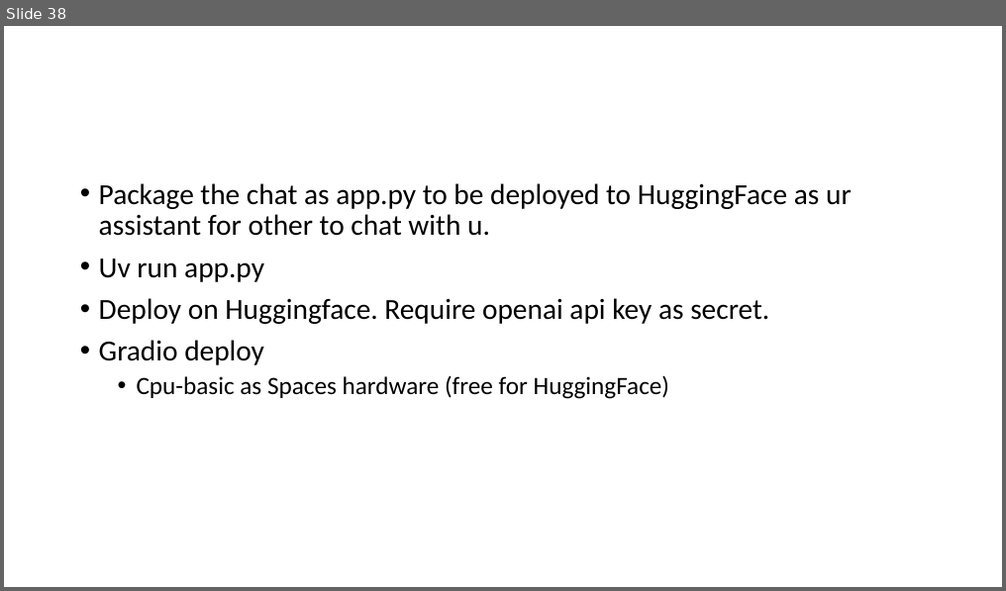
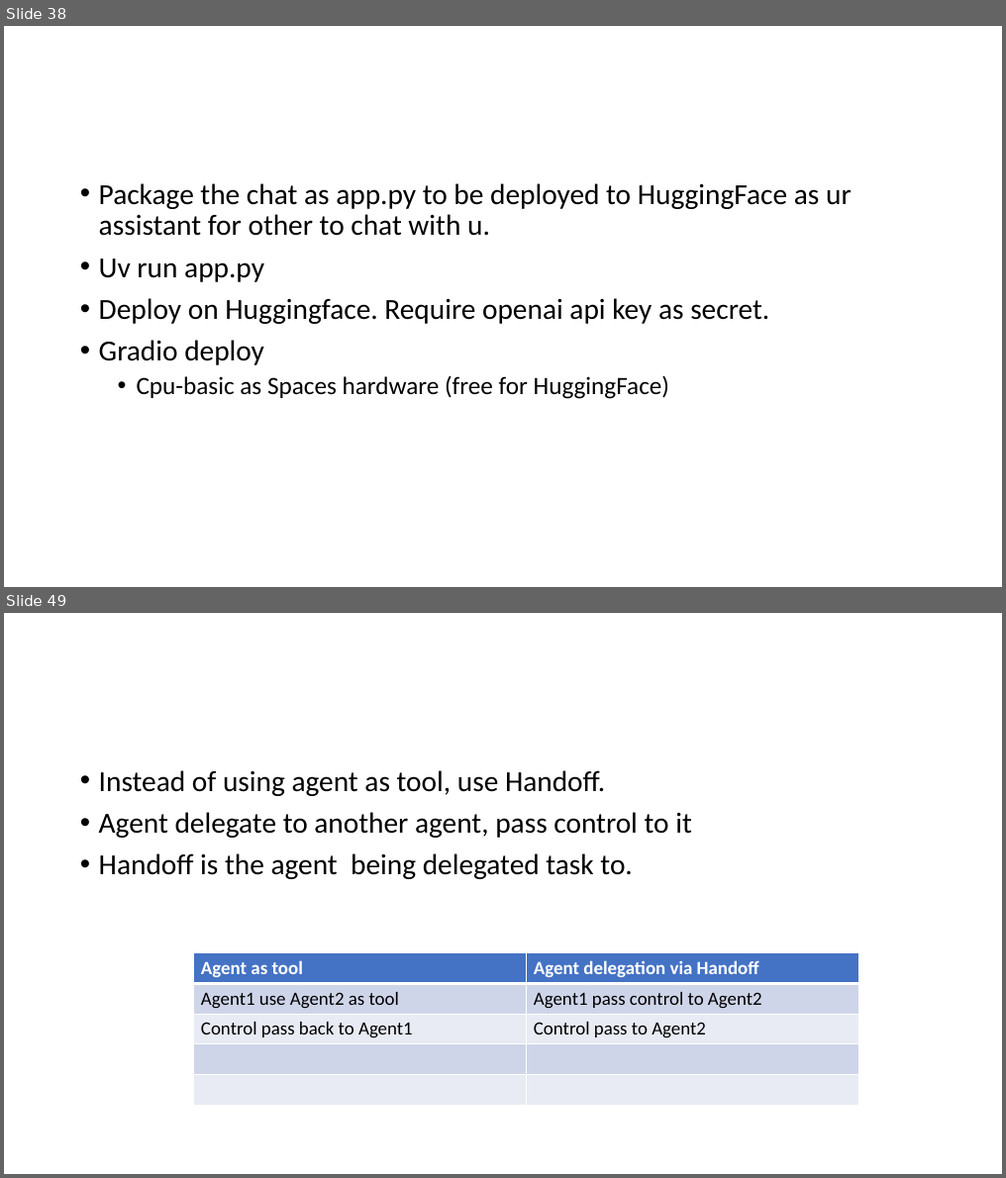
Before and after one commit to kindaichinisan/agents, a slide deck: wj_folder/AI Engineer Agentic Track.pptx. Shown one above the other, each under a label of ours: slide 38 before the commit, slides 38 and 49 after it; the slides between them are not shown. The pictures are 1006x591 and 1006x1178 pixels, drawn with LibreOffice and Linux fonts; fonts in the diff are those of the drawing. Boxes give left, top, right and bottom in pixels: in the first picture for what was removed or moved away, otherwise in the second. Text is boxed around its words. In the diff, an @@ line names an element or a change of style, - is before the commit and + after.

```diff
--- a/wj_folder/AI Engineer Agentic Track.pptx
+++ b/wj_folder/AI Engineer Agentic Track.pptx
@@ slide 49 added at bbox=[4, 613, 1002, 1174], background #FFFFFF @@
@@ text added at bbox=[99, 770, 692, 879], 28 pt, text #000000 @@
+• Instead of using agent as tool, use Handoff.
+• Agent delegate to another agent, pass control to it
+• Handoff is the agent being delegated task to.
@@ table added at bbox=[193, 954, 858, 1106], 5 rows, 2 columns @@
+Agent as tool | Agent delegation via Handoff
+Agent1 use Agent2 as tool | Agent1 pass control to Agent2
+Control pass back to Agent1 | Control pass to Agent2
+ | 
+ | 
```
Also in this commit, not shown: 2 slides changed, 14 other slides added, 3 other files.
